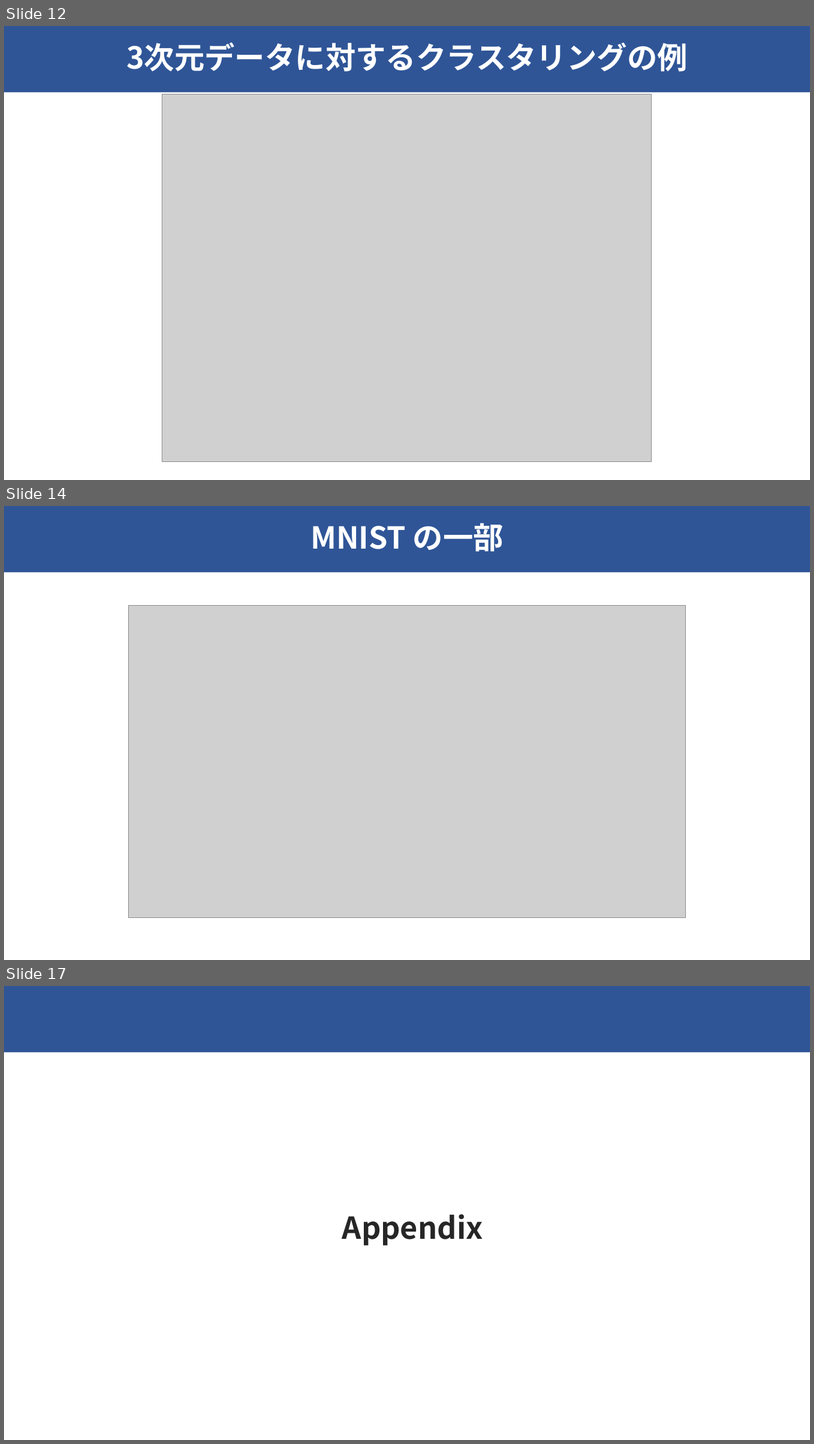
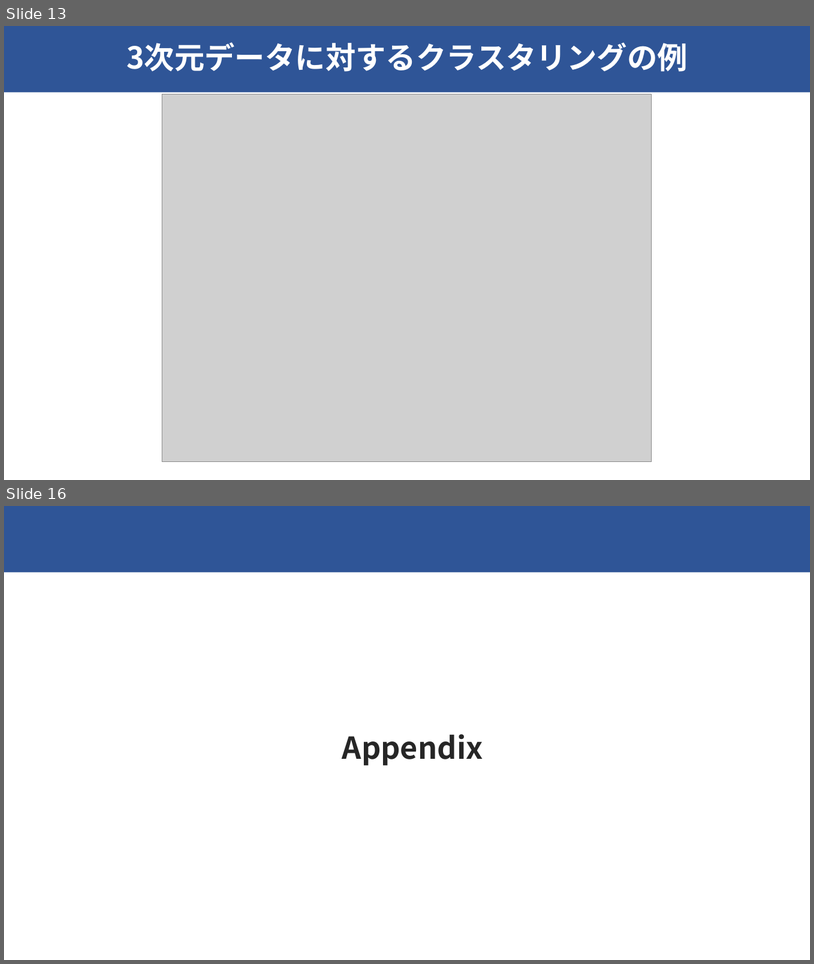
Before and after one commit to raryosu/graduation-research, a slide deck: docs/interim-presen/interim_hagihara.pptx. Shown one above the other, each under a label of ours: slides 12, 14 and 17 before the commit, slides 13 and 16 after it; the slides between them are not shown. The pictures are 814x1444 and 814x964 pixels, drawn with LibreOffice and Linux fonts; fonts in the diff are those of the drawing; grey boxes stand for pictures. Boxes give left, top, right and bottom in pixels: in the first picture for what was removed or moved away, otherwise in the second. Text is boxed around its words. In the diff, an @@ line names an element or a change of style, - is before the commit and + after.

```diff
--- a/docs/interim-presen/interim_hagihara.pptx
+++ b/docs/interim-presen/interim_hagihara.pptx
@@ slide 14 removed at <box>4,506,810,960</box>, background #FFFFFF; not listed: 1 template element that a slide beside it also shows @@
@@ title removed at <box>311,523,504,552</box> @@
-MNIST の一部
@@ picture removed at <box>129,605,686,918</box> @@
@@ what was slide 12 is now slide 13 @@
@@ what was slide 17 is now slide 16 @@
```
Also in this commit, not shown: 6 slides changed, 1 slide added, 3 other slides removed, 2 other files.
